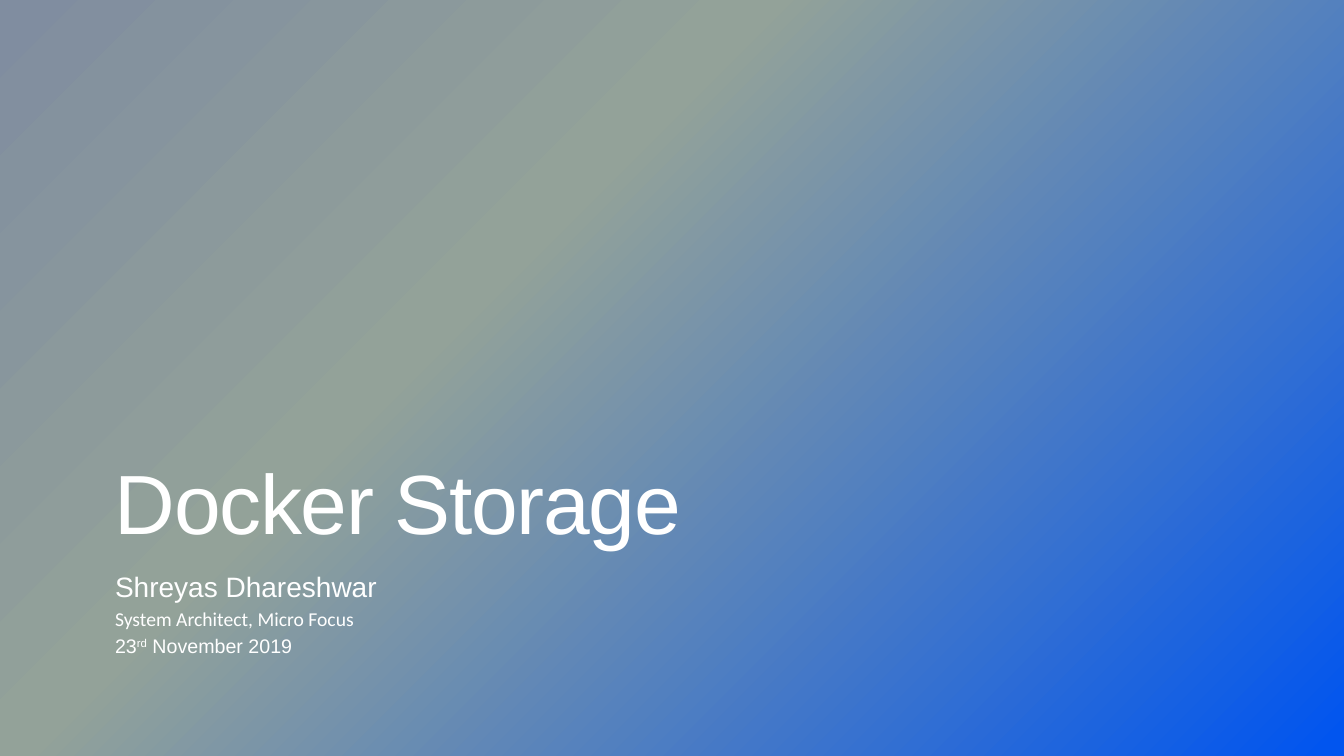
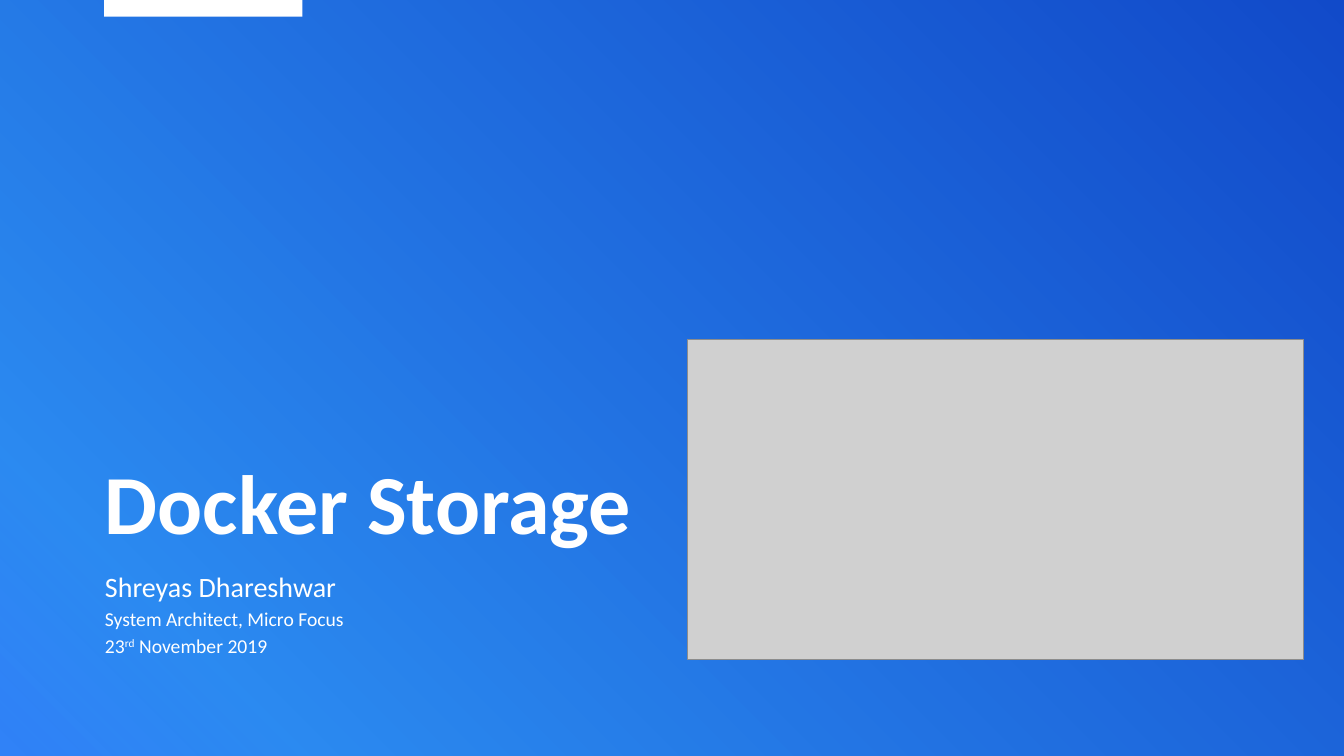
Before and after one commit to shrey-d/msrit-docker, a slide deck: slide 1 of Session_3/01_Docker_Storage.pptx. Drawn at 1344x756 pixels with LibreOffice and Linux fonts; fonts in the diff are those of the drawing; grey boxes stand for pictures; background and template pictures are left out. Boxes give left, top, right and bottom in pixels: in the first picture for what was removed or moved away, otherwise in the second. Text is boxed around its words. In the diff, an @@ line names an element or a change of style, - is before the commit and + after.

```diff
--- a/Session_3/01_Docker_Storage.pptx
+++ b/Session_3/01_Docker_Storage.pptx
@@ background gradient #808DA0 to #93A299 to #0155EF to picture (left out) @@
@@ rectangle added at [0,0,1344,756], fill gradient #5FB0FF to #231CA5 @@
@@ rectangle added at [104,0,302,17], fill #FFFFFF @@
@@ title "Docker Storage" at [105,475,631,549]: font Arial to Calibri, letter spacing -1 to 0 pt, bold on @@
@@ picture added at [688,340,1304,659] @@
@@ text at [105,577,336,653]: font Arial to Calibri in "Shreyas Dhareshwar", "23rd November 2019" @@
```
Also in this commit, not shown: 14 other slides changed, 1 slide added, 1 slide removed, 2 other files.
